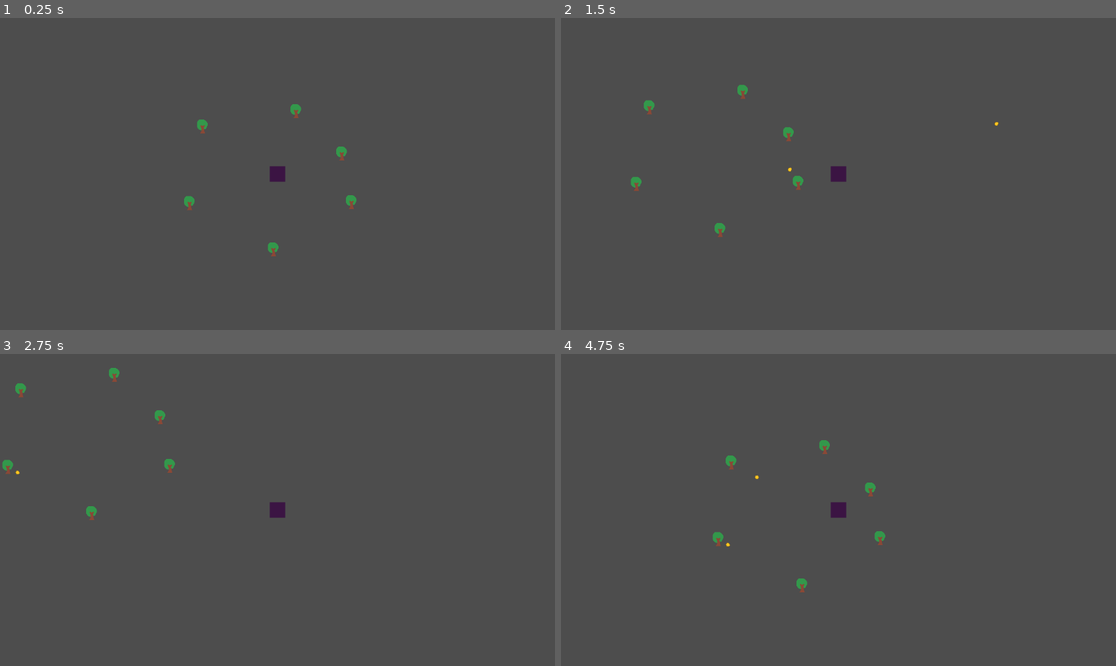
Above: before the commit, frames 1-4 (two rows, left to right).
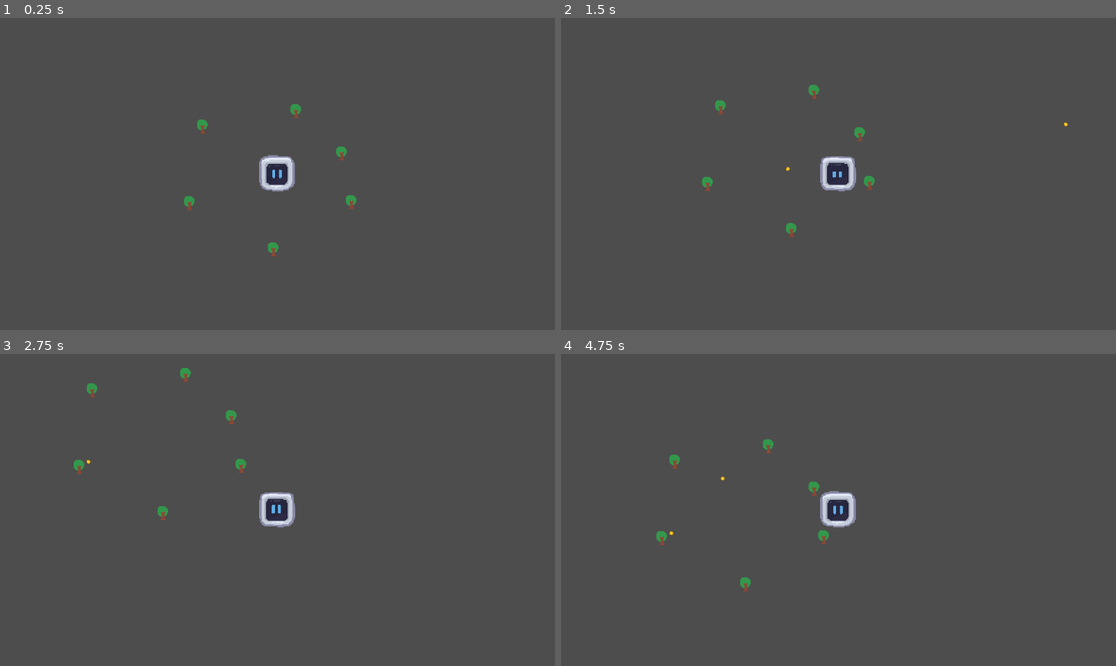
Above: after the commit, the same moments.

Repository: kaminaryu/um-gamejam
Game: Godot game, scene res://src/scenes/main.tscn
Two runs of this game, one before a commit and one after it. Both use one fixed random seed, a clock stepped at 60 frames per second and the inputs below.
Inputs (mouse positions are in pixels of both pictures, inside the frame that each line leads up to):
- Up to frame 1 (0.25 s): no input
- Up to frame 2 (1.5 s): tap Enter at 0.5 s; move the mouse to (960, 158) at 0.52 s; hold D (move_right) 0.53-1.28 s; tap Shift (dash) at 0.6 s; click (960, 158) at 0.67 s; move the mouse to (727, 189) at 1.27 s; hold S (move_down) from 1.28 s (still down); click (727, 189) at 1.35 s
- Up to frame 3 (2.75 s): move the mouse to (333, 441) at 2.02 s; release S (move_down) at 2.03 s; hold D (move_right) from 2.03 s (still down); tap Enter at 2.1 s
- Up to frame 4 (4.75 s): move the mouse to (810, 572) at 2.77 s; release D (move_right) at 2.78 s; hold W (move_up) 2.78-3.53 s; tap F at 2.85 s; click (810, 572) at 2.92 s; move the mouse to (1005, 556) at 3.52 s; hold A (move_left) from 3.53 s (still down); tap Shift (dash) at 3.6 s; move the mouse to (672, 463) at 4.27 s; click (672, 463) at 4.35 s

The runs differ from the first frame. In frame 1, 0.6% of the frame differs, in the area x 46-54%, y 43-56%; in frame 2, 1.3%; in frame 3, 1.3%; in frame 4, 1.4%, in the area x 17-59%, y 27-77%.

Commit message:
Added player spritesheet

Diff:
--- a/src/player/player.tscn
+++ b/src/player/player.tscn
@@ -1,17 +1,99 @@
-[gd_scene load_steps=5 format=3 uid="uid://c8qw7ykpxrqo0"]
+[gd_scene load_steps=12 format=3 uid="uid://c8qw7ykpxrqo0"]
 
 [ext_resource type="Script" uid="uid://8326h0bgf0cn" path="res://src/player/player.gd" id="1_rxibo"]
-[ext_resource type="Texture2D" uid="uid://yc35cmvisgqf" path="res://assets/Placeholder/Player.png" id="2_mf2ua"]
+[ext_resource type="Texture2D" uid="uid://djvdicttabypj" path="res://assets/Placeholder/player_spritesheet.png" id="2_mf2ua"]
 [ext_resource type="PackedScene" uid="uid://bkuhk6i3067lk" path="res://src/mechanism/mechanism_handler.tscn" id="3_mf2ua"]
 
+[sub_resource type="AtlasTexture" id="AtlasTexture_244u8"]
+atlas = ExtResource("2_mf2ua")
+region = Rect2(0, 0, 100, 100)
+
+[sub_resource type="AtlasTexture" id="AtlasTexture_5f2sf"]
+atlas = ExtResource("2_mf2ua")
+region = Rect2(100, 0, 100, 100)
+
+[sub_resource type="AtlasTexture" id="AtlasTexture_jiejy"]
+atlas = ExtResource("2_mf2ua")
+region = Rect2(200, 0, 100, 100)
+
+[sub_resource type="AtlasTexture" id="AtlasTexture_o822w"]
+atlas = ExtResource("2_mf2ua")
+region = Rect2(300, 0, 100, 100)
+
+[sub_resource type="AtlasTexture" id="AtlasTexture_x42xx"]
+atlas = ExtResource("2_mf2ua")
+region = Rect2(400, 0, 100, 100)
+
+[sub_resource type="AtlasTexture" id="AtlasTexture_l271a"]
+atlas = ExtResource("2_mf2ua")
+region = Rect2(500, 0, 100, 100)
+
+[sub_resource type="SpriteFrames" id="SpriteFrames_8ydov"]
+animations = [{
+"frames": [{
+"duration": 1.0,
+"texture": SubResource("AtlasTexture_244u8")
+}, {
+"duration": 1.0,
+"texture": SubResource("AtlasTexture_5f2sf")
+}, {
+"duration": 1.0,
+"texture": SubResource("AtlasTexture_jiejy")
+}, {
+"duration": 1.0,
+"texture": SubResource("AtlasTexture_244u8")
+}, {
+"duration": 1.0,
+"texture": SubResource("AtlasTexture_5f2sf")
+}, {
+"duration": 1.0,
+"texture": SubResource("AtlasTexture_jiejy")
+}, {
+"duration": 1.0,
+"texture": SubResource("AtlasTexture_244u8")
+}, {
+"duration": 1.0,
+"texture": SubResource("AtlasTexture_o822w")
+}, {
+"duration": 1.0,
+"texture": SubResource("AtlasTexture_x42xx")
+}, {
+"duration": 1.0,
+"texture": SubResource("AtlasTexture_l271a")
+}, {
+"duration": 1.0,
+"texture": SubResource("AtlasTexture_5f2sf")
+}, {
+"duration": 1.0,
+"texture": SubResource("AtlasTexture_jiejy")
+}, {
+"duration": 1.0,
+"texture": SubResource("AtlasTexture_244u8")
+}, {
+"duration": 1.0,
+"texture": SubResource("AtlasTexture_5f2sf")
+}, {
+"duration": 1.0,
+"texture": SubResource("AtlasTexture_jiejy")
+}],
+"loop": true,
+"name": &"default",
+"speed": 10.0
+}]
+
 [sub_resource type="RectangleShape2D" id="RectangleShape2D_244u8"]
-size = Vector2(32, 32)
+size = Vector2(70, 74)
 
 [node name="Player" type="CharacterBody2D"]
 script = ExtResource("1_rxibo")
 
-[node name="Sprite2D" type="Sprite2D" parent="."]
-texture = ExtResource("2_mf2ua")
+[node name="Sprite2D" type="AnimatedSprite2D" parent="."]
+texture_filter = 1
+scale = Vector2(1.5, 1.5)
+sprite_frames = SubResource("SpriteFrames_8ydov")
+autoplay = "default"
+frame = 9
+frame_progress = 0.0954284
 
 [node name="CollisionShape2D" type="CollisionShape2D" parent="."]
 shape = SubResource("RectangleShape2D_244u8")
Binary file added: assets/Placeholder/player_spritesheet.png
Not shown, added: assets/Placeholder/player_spritesheet.png.import
